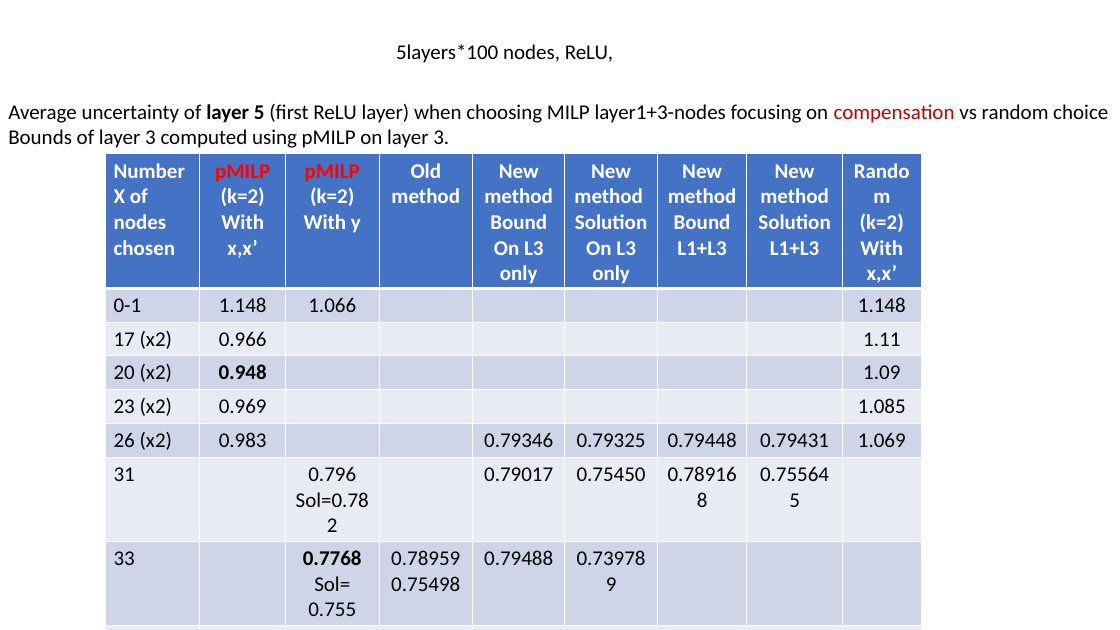
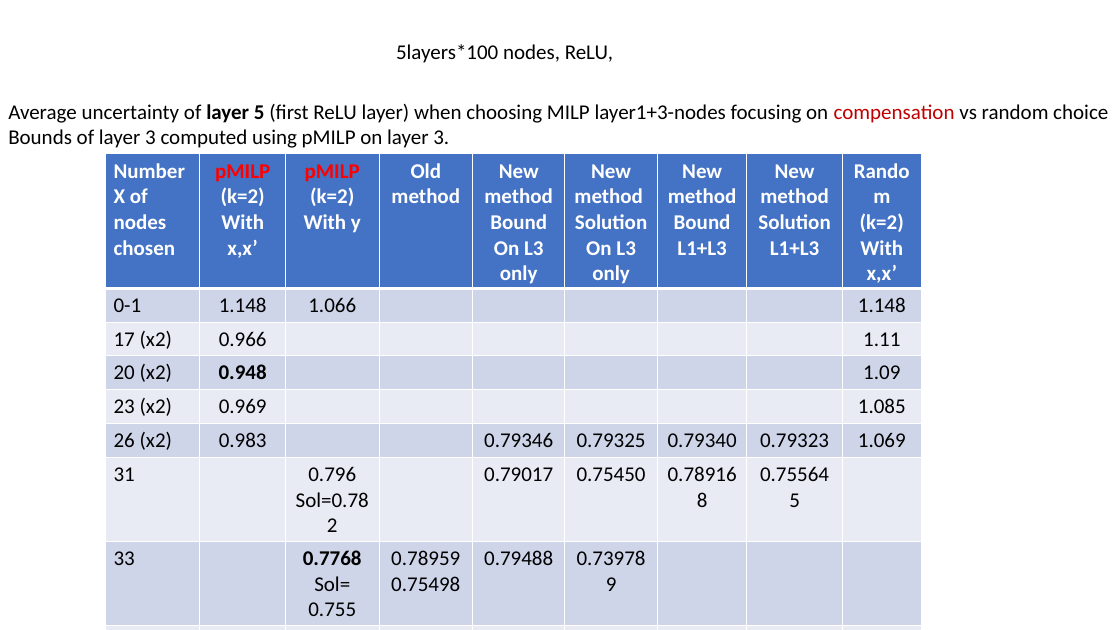
Before and after one commit to blaisegenest/vericompensate, a slide deck: slide 22 of lipschitz/Liptscitz.pptx. Drawn at 1120x630 pixels with LibreOffice and Linux fonts; fonts in the diff are those of the drawing. Boxes give left, top, right and bottom in pixels: in the first picture for what was removed or moved away, otherwise in the second. Text is boxed around its words. In the diff, an @@ line names an element or a change of style, - is before the commit and + after.

Commit message:
update table

```diff
--- a/lipschitz/Liptscitz.pptx
+++ b/lipschitz/Liptscitz.pptx
@@ table at (105, 154, 921, 630) @@
-row 6, column 7: 0.79448
+row 6, column 7: 0.79340
-row 6, column 8: 0.79431
+row 6, column 8: 0.79323
```
